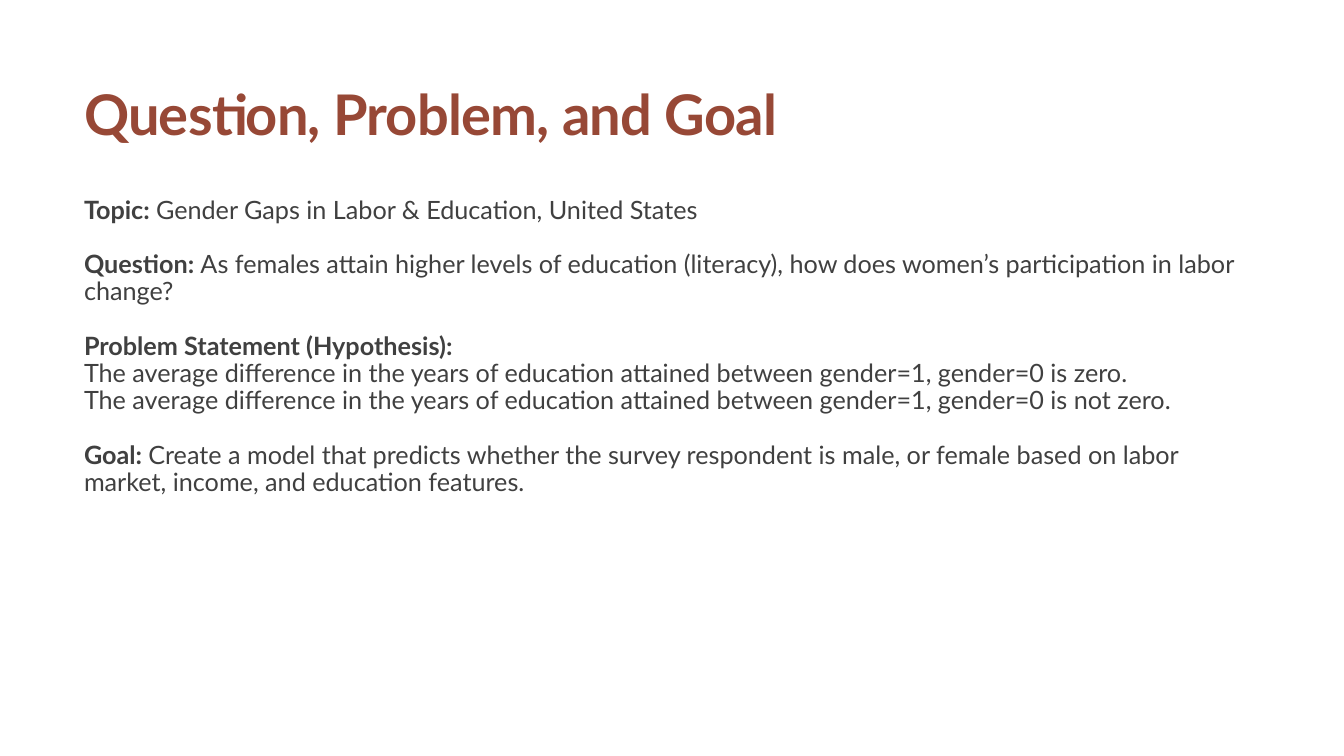
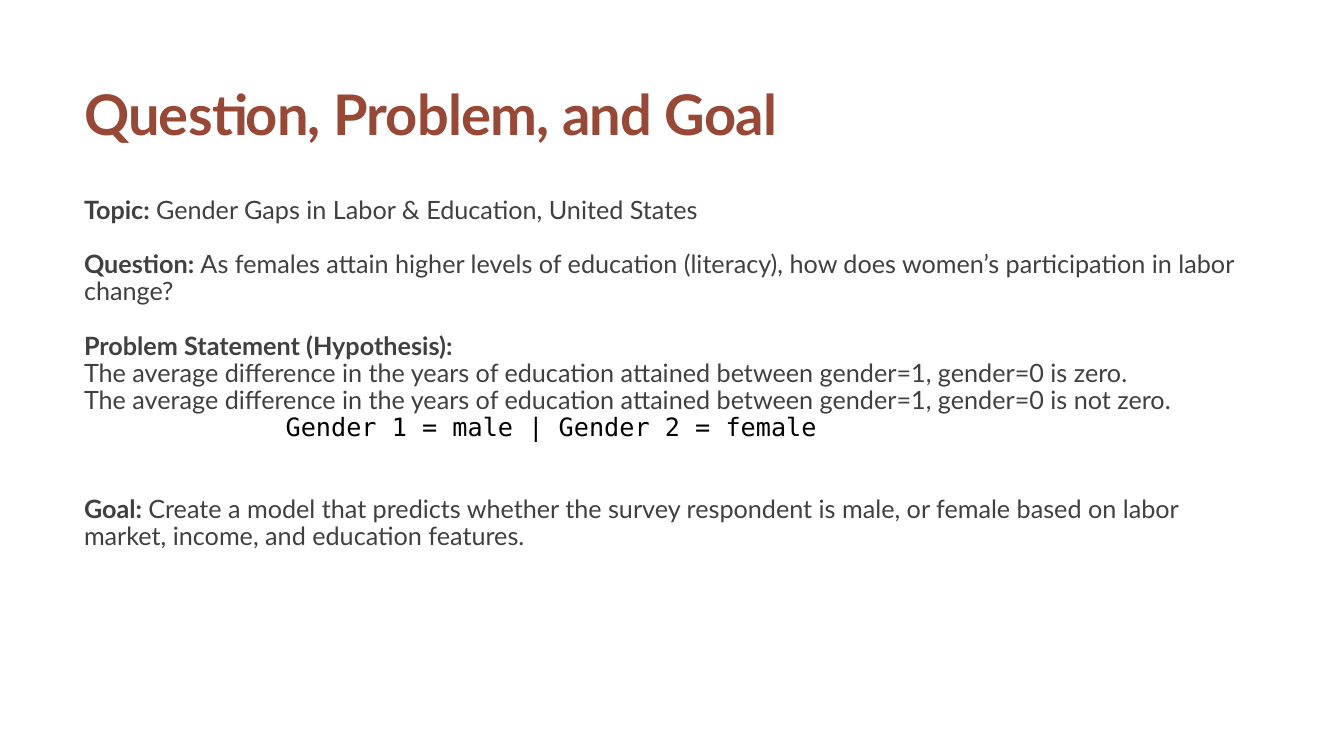
Before and after one commit to brandiehatch/capstone, a slide deck: slide 5 of capstone.pptx. Drawn at 1344x756 pixels with LibreOffice and Linux fonts; fonts in the diff are those of the drawing; background and template pictures are left out. Boxes give left, top, right and bottom in pixels: in the first picture for what was removed or moved away, otherwise in the second. Text is boxed around its words. In the diff, an @@ line names an element or a change of style, - is before the commit and + after.

```diff
--- a/capstone.pptx
+++ b/capstone.pptx
@@ text at (x1=286, y1=416, x2=817, y2=437): paragraph added @@
+Gender 1 = male | Gender 2 = female
```
Also in this commit, not shown: 2 other slides changed, 10 slides added, 6 slides removed, 12 other files.
